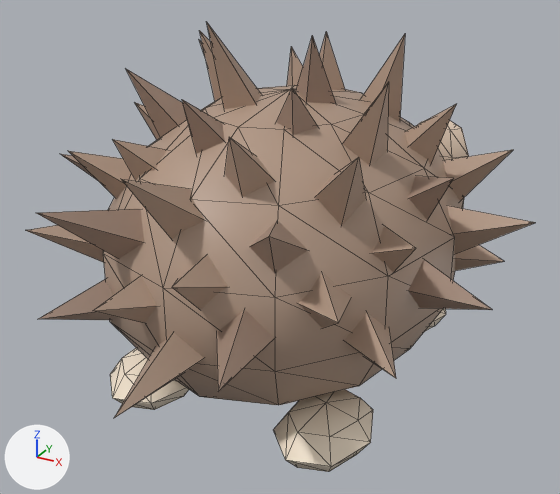
One commit to the glTF model assets/models/hedgehog.gltf: the scene before it, then after it.
Before and after are seen from a 50 mm camera at (0.572, -1.135, 0.773) aimed at (-0.028, -0.044, 0.227). The axes (+X, +Y, +Z) are drawn at lower left. The lights are the same throughout. The picture after the commit comes second. Mesh edges are drawn as thin lines. Vertices at exactly the same position are counted once.

In view in the first picture: 'hedgehog'.
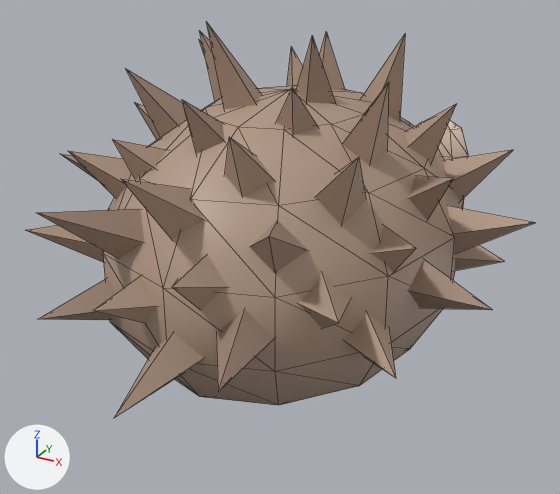
Location of each change, [x1, y1, x2, y2] in pixels of the pictures (560 x 494 px):
'hedgehog', reshaped (12% shorter): before [26, 21, 535, 472]; after [26, 21, 535, 418]
part 1 of me_hedgehog, deleted: before [110, 348, 189, 410]
part 2 of me_hedgehog, deleted (mostly hidden): before [425, 309, 446, 331]
part 3 of me_hedgehog, deleted: before [273, 390, 373, 472]

Edits to the bpy script that builds the scene:
```text
Change me_hedgehog:
    used by ob_hedgehog; location = (0.0, 0.0, 0.0)
    remove me_hedgehog.from_pydata(...)  # 583 vertices, 954 faces; spans x -0.409..0.399, y -0.542..0.561, z -0.005..0.622
    add me_hedgehog.from_pydata(...)  # 491 vertices, 786 faces; spans x -0.409..0.399, y -0.542..0.561, z 0.01..0.622
    me_hedgehog part 1: the loose piece of 23 vertices spanning x -0.228..-0.085, y -0.337..-0.143, z -0.005..0.085 is deleted
    me_hedgehog part 2: the loose piece of 23 vertices spanning x 0.077..0.21, y 0.103..0.297, z -0.005..0.085 is deleted
    me_hedgehog part 3: the loose piece of 23 vertices spanning x 0.092..0.235, y -0.337..-0.143, z -0.005..0.085 is deleted
    other edits to the shape of me_hedgehog do not show in these pictures
```
